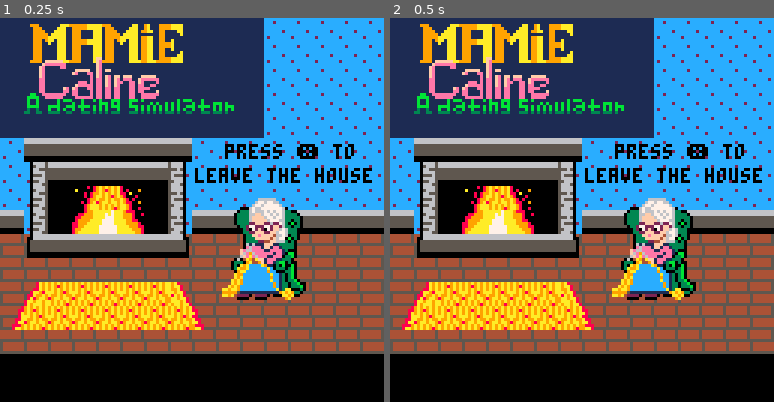
Above: before the commit, frames 1-2 (left to right).
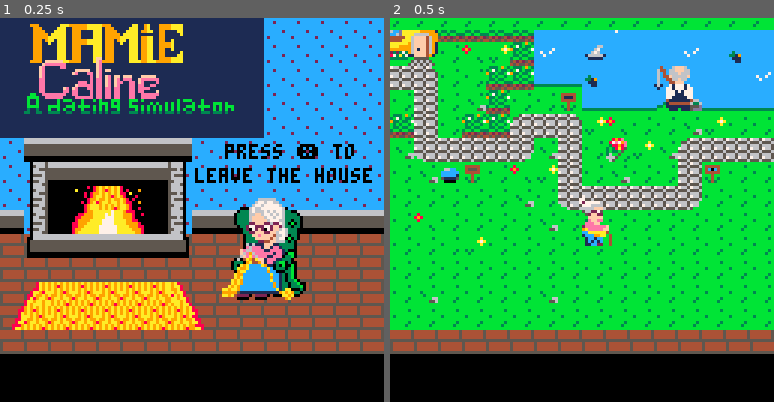
Above: after the commit, the same moments.

Repository: AndreaBacquele/projet-collectif---pico8-mamiecalineteam
Game: PICO-8 cartridge mamiecaline.p8
Same seed, same stepped clock (60 frames per second), same inputs: the game is played once before the commit and once after it.
Inputs:
- Up to frame 1 (0.25 s): no input
- Up to frame 2 (0.5 s): tap X (X key) at 0.33 s

Frame 1 is identical in both runs. In frame 2, 74% of the frame differs, in the area x 0-100%, y 0-82%.

Commit message:
Main menu et jeu

Diff:
--- a/mamiecaline.p8
+++ b/mamiecaline.p8
@@ -4,28 +4,35 @@
 --init
 
 function _init()
-	create_player()
 	init_menu()
-	scene="menu"
 
 end
 
 function _draw()
+
+end
+
+function _update()
+
+end
+
+
+function init_game()
+		create_player()
+		draw_game()
+		update_game()
+end
+
+
+function draw_game()
 	draw_map()
  draw_player()
 
 end
 
-function _uptade()
+function update_game()
  player_mouvement()
 	update_camera()
-
-
-end
-
-function init_game()
-		_uptade = uptade_game
-		_draw = draw_game
 end
 
 -->8
@@ -33,8 +40,8 @@
 
 function create_player()
     p={
-    x=4,
-    y=4,
+    x=20,
+    y=20,
     sprite=1,
     speed=1,
     flower=0,
@@ -83,7 +90,7 @@
 --map
 
 function draw_map()
-    map(0,0,0,0,128,64)
+    map(0,0)
     end
 
 function update_camera()
@@ -148,7 +155,7 @@
 end
 
 function init_menu()
-	_update = uptade_menu
+	_update = update_menu
 	_draw = draw_menu
 end
 
@@ -160,17 +167,21 @@
   end
 end
 
-function uptade_menu()
+function update_menu()
  if (time() - last_screen_flip_time) >= screen_flip_interval then
-    current_screen = 3 - current_screen -- switch between 1 and 2
+    current_screen = 3 - current_screen
     last_screen_flip_time = time()
  end
 
  if btnp(❎) then
 		init_game()
+		_update = update_game()
+		_draw = draw_game()
 	end
 
 end
+-->8
+--coup de canne
 
 
 
@@ -433,22 +444,55 @@
 
 
 __map__
-24251c1c1c1c1f1f1f0f1f1f0f1f1f1f31313131313131313132323131313131e6c0c1c2c3c4c5c6e6e6e6c7c7c7c7c7e6c0c1c2c3c4c5c6e6e6e6c7c7c7c7c700000000000000000000000000000000000000000000000000000000000000000000000000000000000000000000000000000000000000000000000000000000
-34353122211c0f1f1e1f1f1f1f1f0e1f31313131313131313131313131313131e6d0d1d2d3d4d5d6e6e6e6c7c7c7c7c7e6d0d1d2d3d4d5d6e6e6e6c7c7c7c7c700000000000000000000000000000000000000000000000000000000000000000000000000000000000000000000000000000000000000000000000000000000
-23263131311c0c0c0e1f1f28291f1f0f31313131313131313131313131313131e6e0e1e2e3e4e5e6e6e6e6c7c7c7c7c7e6e0e1e2e3e4e5e6e6e6e6c7c7c7c7c700000000000000000000000000000000000000000000000000000000000000000000000000000000000000000000000000000000000000000000000000000000
-31233132311c1c1c0c0c0c38390c0c0c31313131313131313131313131313131e6f0f1f2f3f4f5f6f7f8e6c7c7c7c7c7e6f0f1f2f3f4f5f6f7f8e6c7c7c7c7c700000000000000000000000000000000000000000000000000000000000000000000000000000000000000000000000000000000000000000000000000000000
-2223212231272326212231313221313131313131313131313131313131313131e6e6e6e6e6e6e6e6e6e6e6c7c7c7c7c7e6e6e6e6e6e6e6e6e6e6e6c7c7c7c7c700000000000000000000000000000000000000000000000000000000000000000000000000000000000000000000000000000000000000000000000000000000
+24251c1c1c1c1f1f1f0f1f1f1f1f1f1f0f1f0c31313131313132323131313131e6c0c1c2c3c4c5c6e6e6e6c7c7c7c7c7e6c0c1c2c3c4c5c6e6e6e6c7c7c7c7c70000000000000000000000000000000000000000000000000000000000000000000000000000000000000000000000000000000000000000000000004c4d4e4f
+34353122211c0f1f1e1f1f1f0f1f0e1f1f0c3131313131313131313131313131e6d0d1d2d3d4d5d6e6e6e6c7c7c7c7c7e6d0d1d2d3d4d5d6e6e6e6c7c7c7c7c7000000000000000000000048494a4b00000000000000000000000048494a4b000000000000000000000000484d4e4f000000000000000000000000005c5d5e5f
+232631311c1c0c0c0e1f1f28291f1f0f0c313131313131313131313131313131e6e0e1e2e3e4e5e6e6e6e6c7c7c7c7c7e6e0e1e2e3e4e5e6e6e6e6c7c7c7c7c7000000000000000000000058595a5b00000000000000000000000058595a5b000000000000000000000000585d5e5b000000000000000000000000006c6d6e6f
+312331321c3131200c0c0c38390c0c0c31313131313131313131313131313131e6f0f1f2f3f4f5f6f7f8e6c7c7c7c7c7e6f0f1f2f3f4f5f6f7f8e6c7c7c7c7c7000000000000000000000068696a6b00000000000000000000000068696a6b000000000000000000000000686d6e6b000000000000000000000000007c7d7e7f
+1c23311c1c272326212231313221313131313131313131313131313131313131e6e6e6e6e6e6e6e6e6e6e6c7c7c7c7c7e6e6e6e6e6e6e6e6e6e6e6c7c7c7c7c7000000000000000000000078797a7b00000000000000000000000078797a7b000000000000000000000000787d7e7f0000000000000000000000000000000000
 3233232323363223313a21322723232331313131313131313131313131313131c7fafafafafafafac7c7c7c7c7c7c7c7c7fafafafafafafac7c7c7c7c7c7c7c700000000000000000000000000000000000000000000000000000000000000000000000000000000000000000000000000000000000000000000000000000000
-32322a3131222223313231312331313131313131313131313131313131313131c7e9fafafafafaeac7c7c7c7c7c7c7c7c7e9fafafafafaeac7c7c7c7c7c7c7c700000000000000000000000000000000000000000000000000000000000000000000000000000000000000000000000000000000000000000000000000000000
-3131313131222233232323233631313131313131313131313131313131313131c7e937e8dadb37eac7c7cacbc7c7c7c7c7e937dbdae837eac7c7cacbc7c7c7c700000000000000000000000000000000000000000000000000000000000000000000000000000000000000000000000000000000000000000000000000000000
-3131313131313131313131313131313131313131313131313131313131313131fae937ebe7dc37eafacccdcecffafafafae937ebe7dc37eafacccdcecffafafa00000000000000000000000000000000000000000000000000000000000000000000000000000000000000000000000000000000000000000000000000000000
-3131313131313131313131313131313131313131313131313131313131313131d7f9fafafafafafbd7d7dddedfd7d7d7d7f9fafafafafafbd7d71ddedfd7d7d700000000000000000000000000000000000000000000000000000000000000000000000000000000000000000000000000000000000000000000000000000000
-3131313131313131313131313131313131313131313131313131313131313131d7d7d7d7d7d7d7d7d7ecedeeefd7d7d7d7d7d7d7d7d7d7d7d7ecedeeefd7d7d700000000000000000000000000000000000000000000000000000000000000000000000000000000000000000000000000000000000000000000000000000000
-3131313131313131313131313131313131313131313131313131313131313131d7d9dadadadadad8d7fcfdfeffd7d7d7d7d9dadadadadad8d7fcfdfeffd7d7d700000000000000000000000000000000000000000000000000000000000000000000000000000000000000000000000000000000000000000000000000000000
-3131313131313131313131313131313131313131313131313131313131313131c9dadadadadadadac8d7d7d7d7d7d7d7c9dadadadadadadac8d7d7d7d7d7d7d700000000000000000000000000000000000000000000000000000000000000000000000000000000000000000000000000000000000000000000000000000000
-0000000000000000000000000000000000000000000000000000000000000000d7d7d7d7d7d7d7d7d7d7d7d7d7d7d7d7d7d7d7d7d7d7d7d7d7d7d7d7d7d7d7d700000000000000000000000000000000000000000000000000000000000000000000000000000000000000000000000000000000000000000000000000000000
-…(5 lines of a section not shown)…
+31322a2031222123313231312320313131313131313131313131313131313131c7e9fafafafafaeac7c7c7c7c7c7c7c7c7e9fafafafafaeac7c7c7c7c7c7c7c700000000000000000000000000000000000000000000000000000000000000000000000000000000000000000000000000000000000000000000000000000000
+3131313131323133232323233631313131313131313131313131313131313131c7e937e8dadb37eac7c7cacbc7c7c7c7c7e937dbdae837eac7c7cacbc7c7c7c700000000000000000000000000000000000000000000000000000000000000000000000000000000000000000000000000000000000000000000000000000000
+3122313131313231313131313131313131313131313131313131313131313131fae937ebe7dc37eafacccdcecffafafafae937ebe7dc37eafacccdcecffafafa00000000000000000000000000000000000000000000000000000000000000000000000000000000000000000000000000000000000000000000000000000000
+3131312131313131313131313131313131313131313131313131313131313131d7f9fafafafafafbd7d7dddedfd7d7d7d7f9fafafafafafbd7d71ddedfd7d7d700404142430000000000000000000000004041424300000000000000000000000040414243000000000000000000000000000000000000000000000000000000
+3131313131313131313131313131313131313131313131313131313131313131d7d7d7d7d7d7d7d7d7ecedeeefd7d7d7d7d7d7d7d7d7d7d7d7ecedeeefd7d7d700505152530000000000000000000000005051525300000000000000000000000050515253000000000000000000000000000000000000000000000000000000
+3132313131313231313131313131313131313131313131313131313131313131d7d9dadadadadad8d7fcfdfeffd7d7d7d7d9dadadadadad8d7fcfdfeffd7d7d700606162630000000000000000000000006065666300000000000000000000000060616263000000000000000000000000000000000000000000000000000000
+3131313131313131313131313131313131313131313131313131313131313131c9dadadadadadadac8d7d7d7d7d7d7d7c9dadadadadadadac8d7d7d7d7d7d7d700707172733700000000000037373737007075767337000000000000373737370070717273370000000000003737373700000000000000000000000000000000
+0000000000000000000000000000000000000000000000000000000000000000d7d7d7d7d7d7d7d7d7d7d7d7d7d7d7d7d7d7d7d7d7d7d7d7d7d7d7d7d7d7d7d7fafafafafafafafafafafafafafafafafafafafafafafafafafafafafafafafafafafafafafafafafafafafafafafafa00000000000000000000000000000000
+0000000000000000000000000000000000000000000000000000000000000000000000000000000000000000000000000000000000000000000000000000000000000000373737373737373737373737373737373737373737373737373737370000000000000000000000000000000000000000000000000000000000000000
+0000000000000000000000000000000000000000000000000000000000000000000000000000000000000000000000000000000000000000000000000000000000000000000000000000000000373737373737000000000000000037373737370000000000000000000000000000000000000000000000000000000000000000
+0000000000000000000000000000000000000000000000000000000000000000000000000000000000000000000000000000000000000000000000000000000000000000000000000000000000000000000000373737373737373737000000000000000000000000000000000000000000000000000000000000000000000000
+…(35 lines of a section not shown)…
Not shown, changed: 22 lines of the sprite sheet (__gfx__) section of mamiecaline.p8
Not shown, changed: the music (__music__) section of mamiecaline.p8
Not shown, changed: the sound effects (__sfx__) section of mamiecaline.p8
